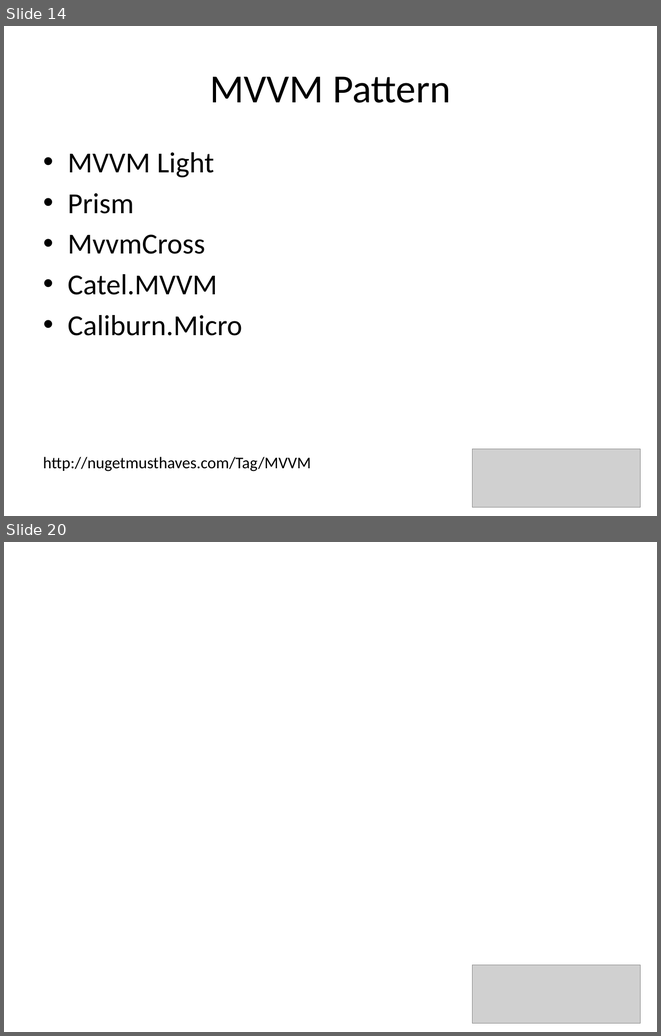
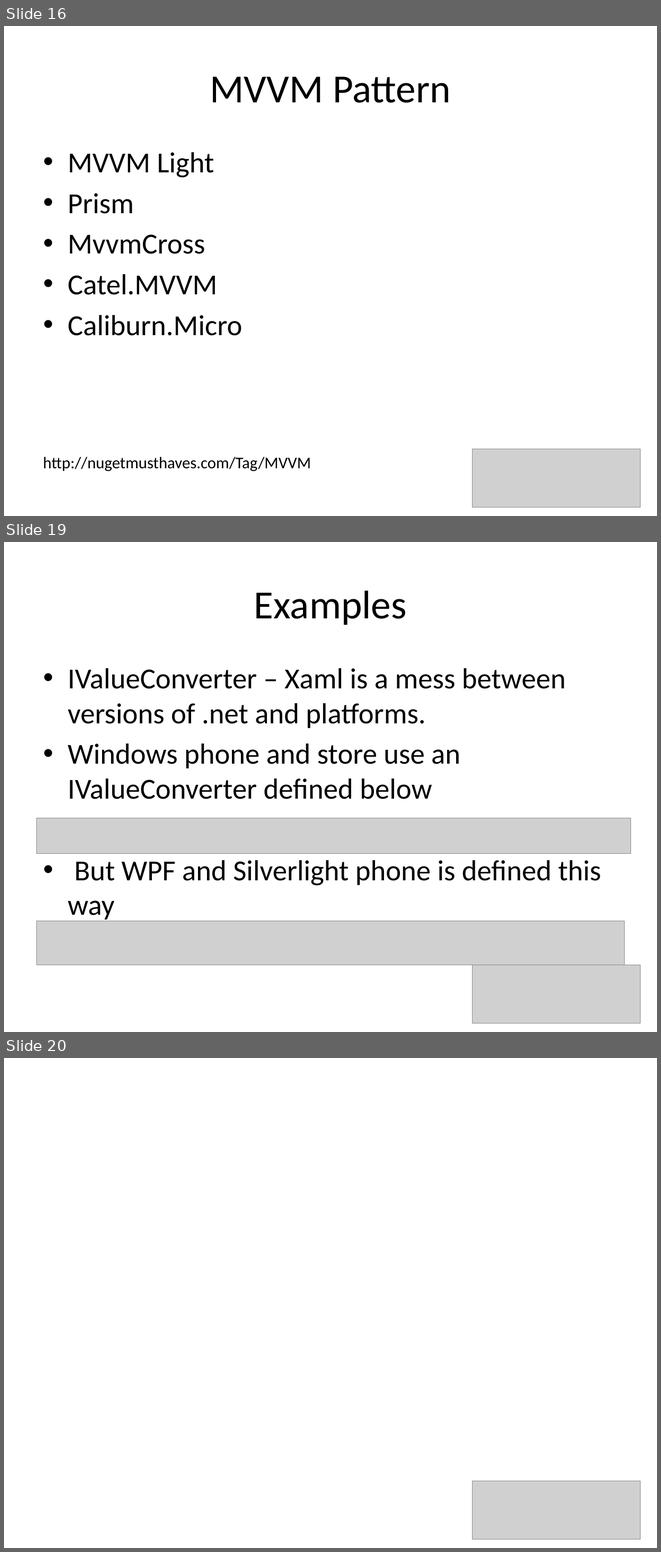
Before and after one commit to underhilld2/UniversalAppPortalClassLibraries, a slide deck: ReCon2014_UniversalAppPortalClassLibraries_Light.pptx. Shown one above the other, each under a label of ours: slides 14 and 20 before the commit, slides 16, 19 and 20 after it; the slides between them are not shown. The pictures are 661x1036 and 661x1552 pixels, drawn with LibreOffice and Linux fonts; fonts in the diff are those of the drawing; grey boxes stand for pictures. Boxes give left, top, right and bottom in pixels: in the first picture for what was removed or moved away, otherwise in the second. Text is boxed around its words. In the diff, an @@ line names an element or a change of style, - is before the commit and + after.

```diff
--- a/ReCon2014_UniversalAppPortalClassLibraries_Light.pptx
+++ b/ReCon2014_UniversalAppPortalClassLibraries_Light.pptx
@@ slide 19 added at box(4, 542, 657, 1032), background #FFFFFF @@
@@ title added at box(254, 590, 407, 625), 44 pt, text #000000 @@
+Examples
@@ text added at box(68, 668, 601, 922), 32 pt, text #000000 @@
+• IValueConverter – Xaml is a mess between versions of .net and platforms.
+• Windows phone and store use an IValueConverter defined below
+• But WPF and Silverlight phone is defined this way
@@ picture added at box(37, 818, 631, 853) @@
@@ picture added at box(37, 921, 624, 964) @@
@@ picture added at box(472, 964, 641, 1023) @@
@@ what was slide 14 is now slide 16 @@
```
Also in this commit, not shown: 4 other slides added, 5 slides removed, 4 other files.
